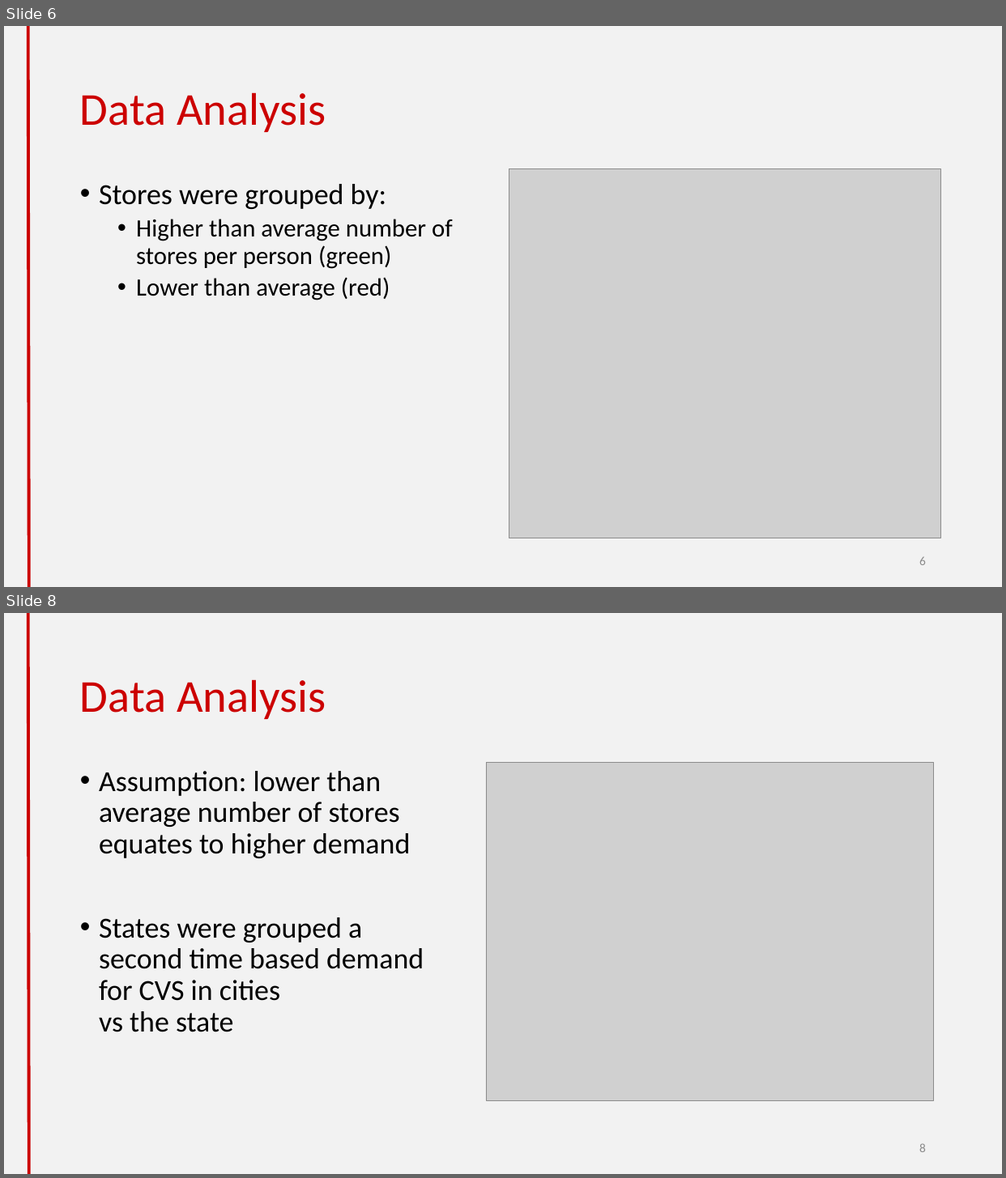
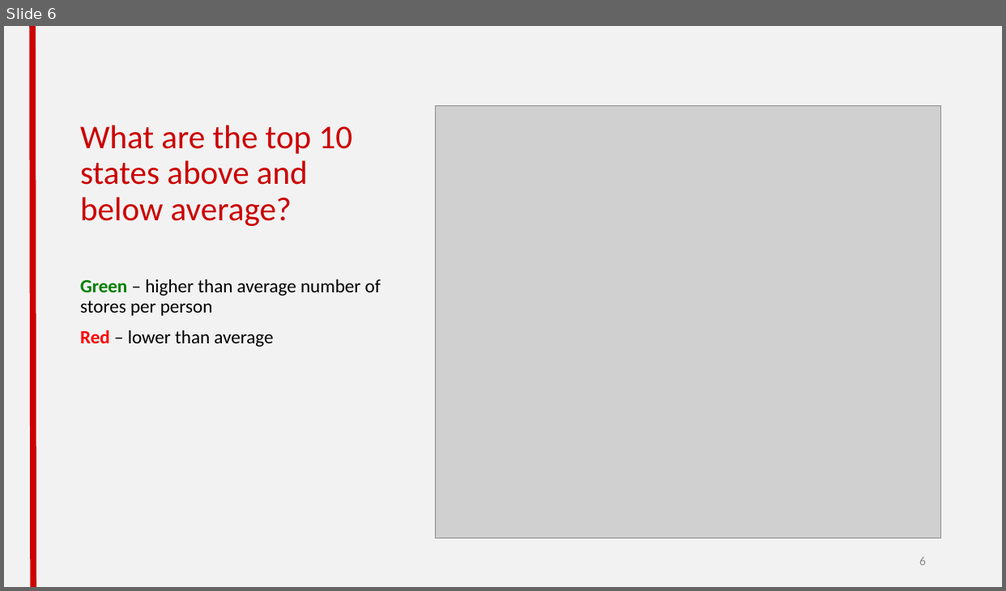
Before and after one commit to cheetahskita/dsa-projects, a slide deck: 1-web-scraping/Web Scraping Project.pptx. Shown one above the other, each under a label of ours: slides 6 and 8 before the commit, slide 6 after it; the slides between them are not shown. The pictures are 1006x1178 and 1006x591 pixels, drawn with LibreOffice and Linux fonts; fonts in the diff are those of the drawing; grey boxes stand for pictures. Boxes give left, top, right and bottom in pixels: in the first picture for what was removed or moved away, otherwise in the second. Text is boxed around its words. In the diff, an @@ line names an element or a change of style, - is before the commit and + after.

Commit message:
updated color palate on slides

```diff
--- a/1-web-scraping/Web Scraping Project.pptx
+++ b/1-web-scraping/Web Scraping Project.pptx
@@ slide 8 removed at box(4, 613, 1002, 1174), background #F2F2F2; not listed: 1 template element that a slide beside it also shows @@
@@ title removed at box(80, 679, 326, 719) @@
-Data Analysis
@@ text removed at box(99, 771, 424, 1033) @@
-• Assumption: lower than average number of stores equates to higher demand
-• States were grouped a second time based demand for CVS in cities
-  vs the state
@@ picture removed at box(486, 763, 934, 1101) @@
@@ page number removed at box(919, 1144, 926, 1152) @@
-8
@@ slide 6 changed as well @@
@@ line moved from (28, 26) - (28, 587) to (32, 26) - (33, 587) @@
@@ line (32, 26) - (33, 587): stroke #CC0000 3 pt to #CC0000 6 pt @@
@@ title "What are the top 10 ..." at box(80, 125, 353, 226): vertical alignment middle to bottom @@
@@ picture: place and size @@
-picture at box(509, 169, 941, 538)
+picture at box(435, 105, 940, 538)
@@ title at box(80, 125, 353, 226): text changed; size 44 to 32 pt @@
-Data Analysis
+What are the top 10 states above and below average?
@@ text at box(80, 280, 381, 347): text changed; size 24 to 18 pt @@
-• Stores were grouped by:
-  • Higher than average number of stores per person (green)
-  • Lower than average (red)
+Green – higher than average number of stores per person
+Red – lower than average
```
Also in this commit, not shown: 9 other slides changed, 3 slides added, 1 other slide removed, 1 other file.
